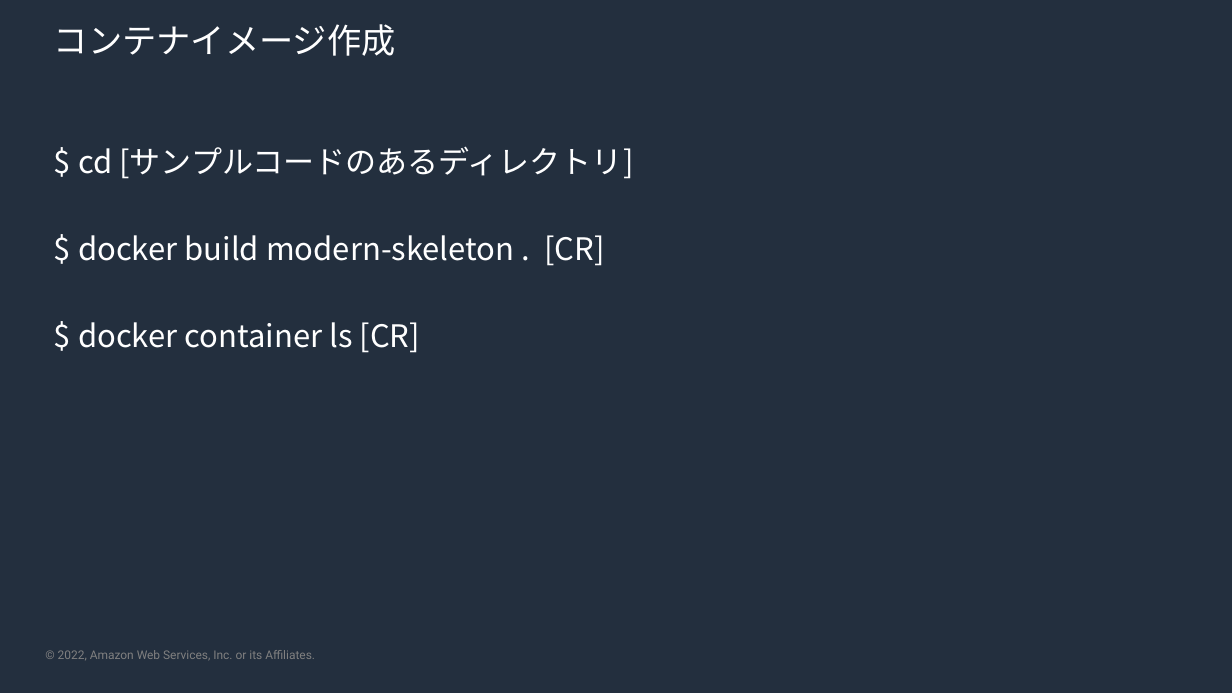
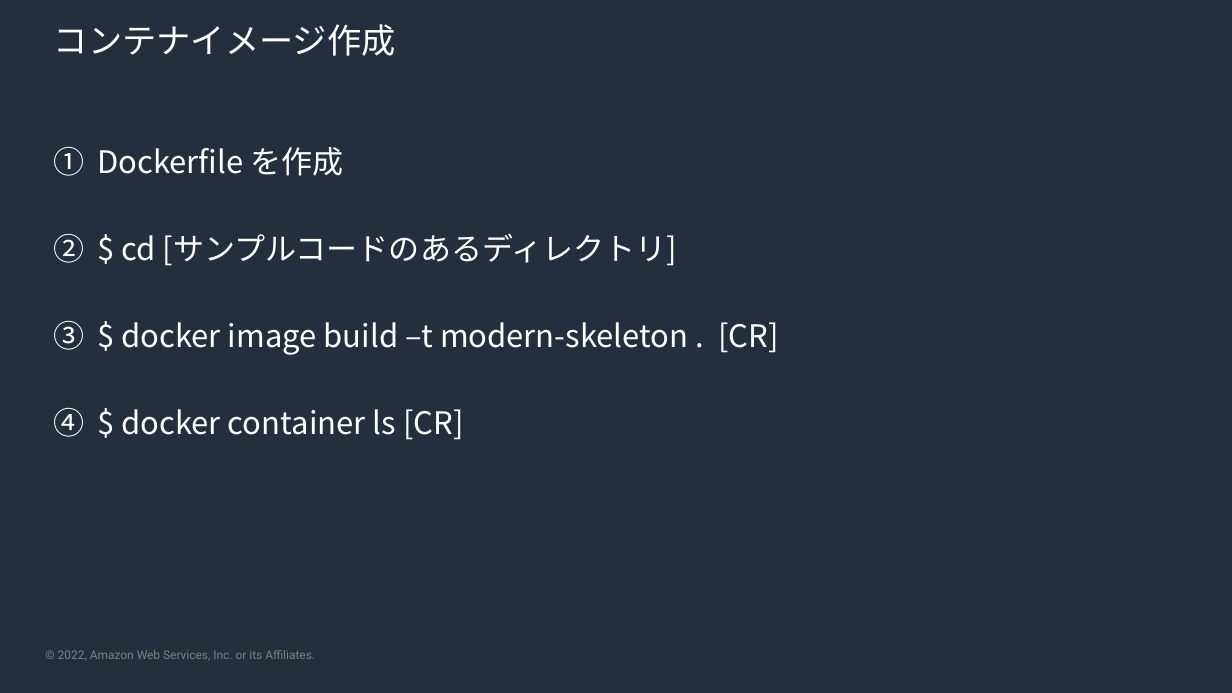
Before and after one commit to kmorooka/modern-skeleton, a slide deck: slide 17 of skeleton-guide.pptx. Drawn at 1232x693 pixels with LibreOffice and Linux fonts; fonts in the diff are those of the drawing; background and template pictures are left out. Boxes give left, top, right and bottom in pixels: in the first picture for what was removed or moved away, otherwise in the second. Text is boxed around its words. In the diff, an @@ line names an element or a change of style, - is before the commit and + after.

Commit message:
更に細かい修正（Docker、AppRunner関連でパワポも含めて修正）

```diff
--- a/skeleton-guide.pptx
+++ b/skeleton-guide.pptx
@@ text at (97, 147, 344, 176): paragraph added @@
+1. Dockerfile を作成
@@ text at (121, 233, 677, 440): bullet none to circleNumDbPlain @@
@@ text at (121, 322, 779, 355): text changed @@
-$ docker build modern-skeleton . [CR]
+3. $ docker image build –t modern-skeleton . [CR]
```
Also in this commit, not shown: 1 other slide changed, 5 slides added, 3 slides removed, 3 other files.
